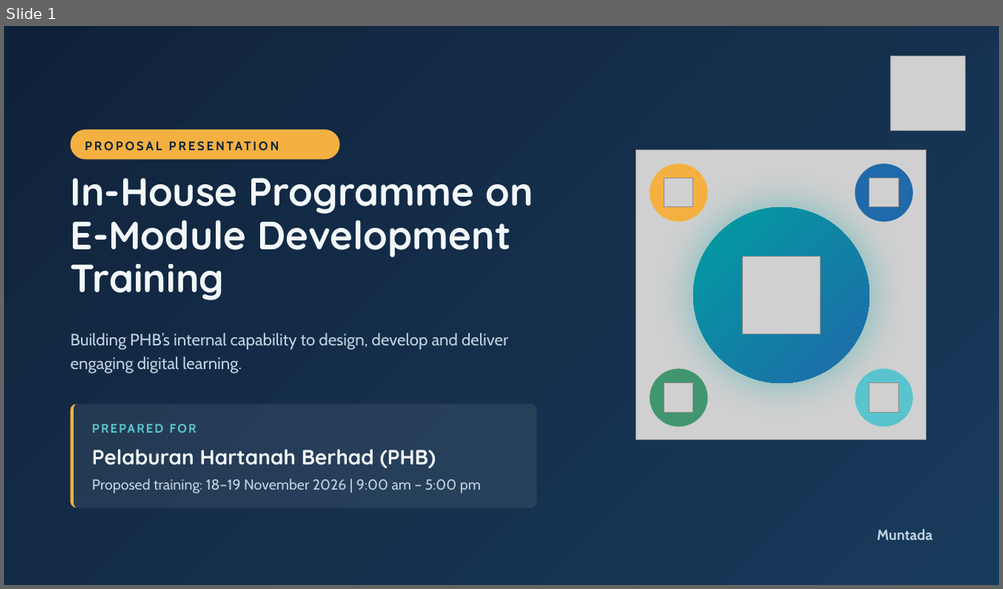
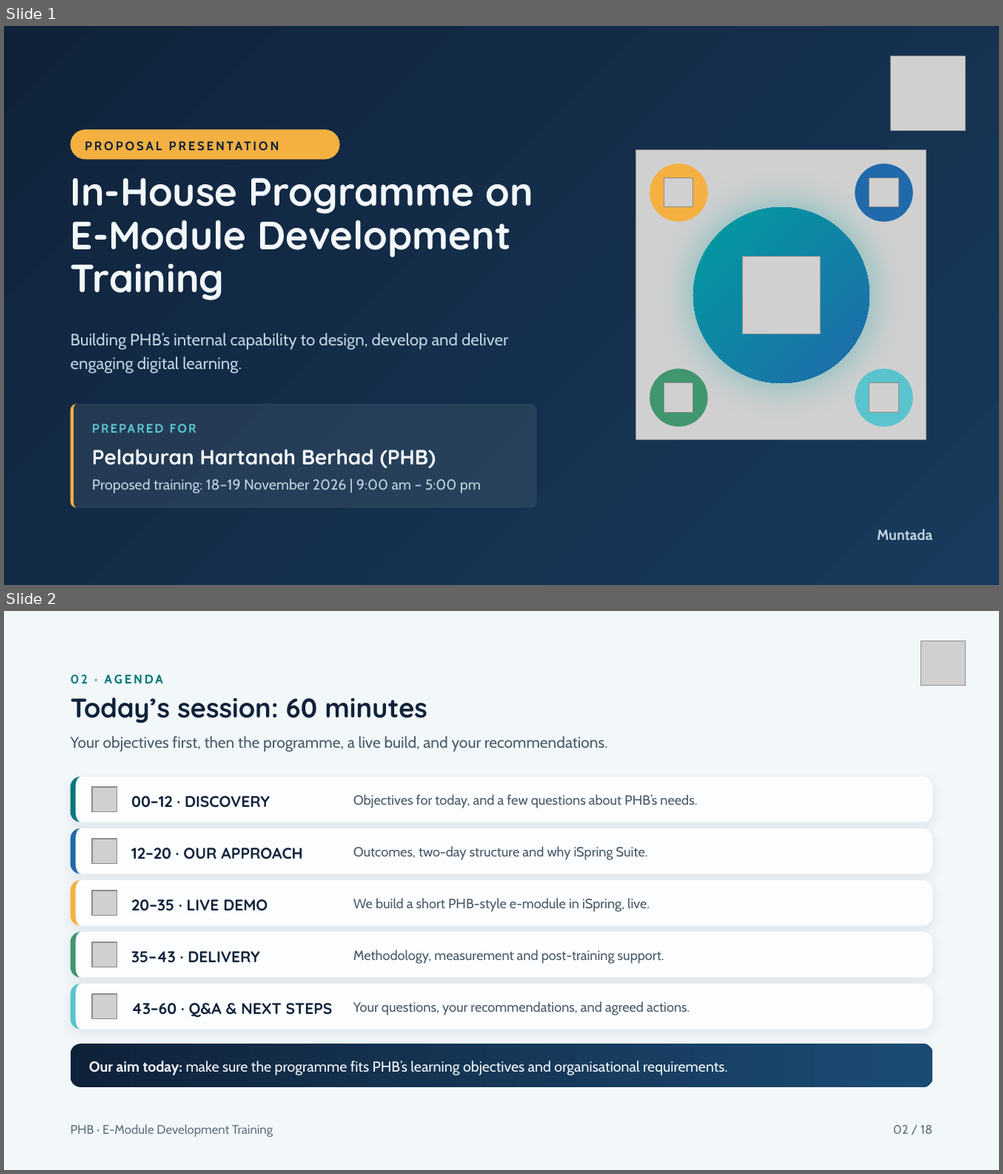
Before and after one commit to muntada8/lms-demo, a slide deck: PHB_E-Module_Development_Training_v2.pptx. Shown one above the other, each under a label of ours: slide 1 before the commit, slides 1 and 2 after it. The pictures are 1003x589 and 1003x1174 pixels, drawn with LibreOffice and Linux fonts; fonts in the diff are those of the drawing; grey boxes stand for pictures. Boxes give left, top, right and bottom in pixels: in the first picture for what was removed or moved away, otherwise in the second. Text is boxed around its words. In the diff, an @@ line names an element or a change of style, - is before the commit and + after.

```diff
--- a/PHB_E-Module_Development_Training_v2.pptx
+++ b/PHB_E-Module_Development_Training_v2.pptx
@@ slide 2 added at box(4, 611, 999, 1170), background #F2F7FA @@
@@ picture added at box(920, 641, 965, 686) @@
@@ text added at box(71, 675, 163, 684), 12 pt, text #00777A, bold @@
+02 · AGENDA
@@ title added at box(71, 698, 427, 723), 26 pt, text #10223A, bold @@
+Today’s session: 60 minutes
@@ text added at box(71, 736, 608, 752), 15 pt, text #4A5A6A @@
+Your objectives first, then the programme, a live build, and your recommendations.
@@ rounded rectangle added at box(71, 777, 933, 822), fill #FBFDFE @@
@@ freeform shape added at box(71, 777, 933, 822), fill #00777A @@
@@ picture added at box(92, 787, 116, 812) @@
@@ text added at box(131, 796, 270, 808), 15 pt, text #10223A, bold @@
+00–12 · DISCOVERY
@@ text added at box(353, 795, 697, 809), 13 pt, text #4A5A6A @@
+Objectives for today, and a few questions about PHB’s needs.
@@ rounded rectangle added at box(71, 829, 933, 874), fill #FBFDFE @@
@@ freeform shape added at box(71, 829, 933, 874), fill #2069AA @@
@@ picture added at box(92, 840, 116, 864) @@
@@ text added at box(131, 848, 302, 859), 15 pt, text #10223A, bold @@
+12–20 · OUR APPROACH
@@ text added at box(353, 846, 648, 860), 13 pt, text #4A5A6A @@
+Outcomes, two-day structure and why iSpring Suite.
@@ rounded rectangle added at box(71, 880, 933, 925), fill #FBFDFE @@
@@ freeform shape added at box(71, 880, 933, 925), fill #F4B141 @@
@@ picture added at box(92, 891, 116, 915) @@
@@ text added at box(353, 898, 649, 912), 13 pt, text #4A5A6A @@
+We build a short PHB-style e-module in iSpring, live.
@@ text added at box(131, 900, 267, 911), 15 pt, text #10223A, bold @@
+20–35 · LIVE DEMO
@@ rounded rectangle added at box(71, 933, 933, 978), fill #FBFDFE @@
@@ freeform shape added at box(71, 933, 933, 978), fill #41966F @@
@@ picture added at box(92, 943, 116, 967) @@
@@ text added at box(131, 951, 259, 963), 15 pt, text #10223A, bold @@
+35–43 · DELIVERY
@@ text added at box(353, 950, 664, 964), 13 pt, text #4A5A6A @@
+Methodology, measurement and post-training support.
@@ rounded rectangle added at box(71, 984, 933, 1030), fill #FBFDFE @@
@@ freeform shape added at box(71, 984, 933, 1030), fill #59C4CD @@
@@ picture added at box(92, 994, 116, 1019) @@
@@ text added at box(131, 1003, 333, 1018), 15 pt, text #10223A, bold @@
+43–60 · Q&A & NEXT STEPS
@@ text added at box(353, 1002, 689, 1016), 13 pt, text #4A5A6A @@
+Your questions, your recommendations, and agreed actions.
@@ rounded rectangle added at box(71, 1045, 933, 1088), fill gradient #10223A to #1B4B73, 14 pt, text #F2F7FA @@
+Our aim today: make sure the programme fits PHB’s learning objectives and organisational requirements.
@@ text added at box(71, 1125, 273, 1137), 12 pt, text #637180 @@
+PHB · E-Module Development Training
@@ text added at box(893, 1125, 932, 1134), 12 pt, text #637180 @@
+02 / 18
```
Also in this commit, not shown: 11 slides changed, 4 other slides added.
